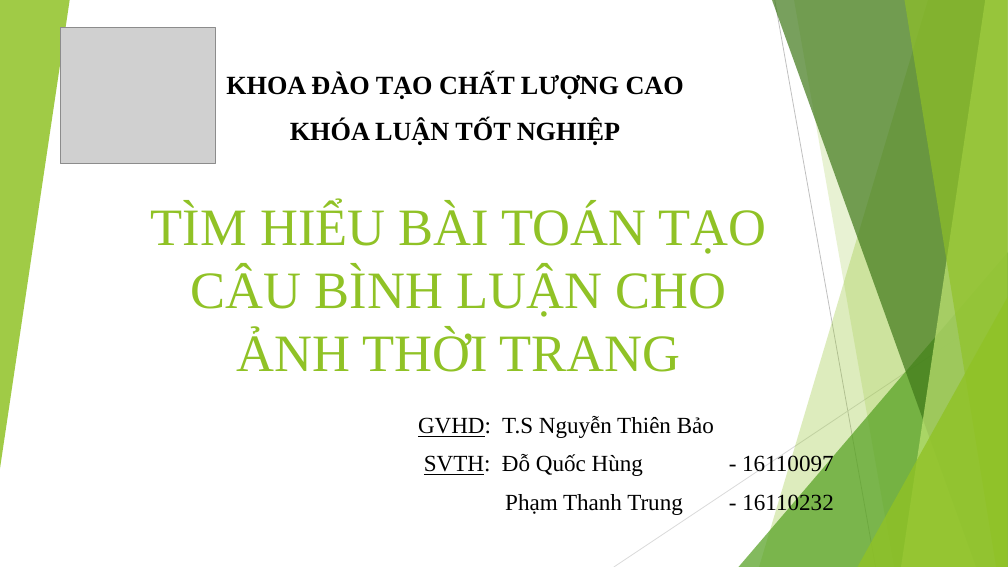
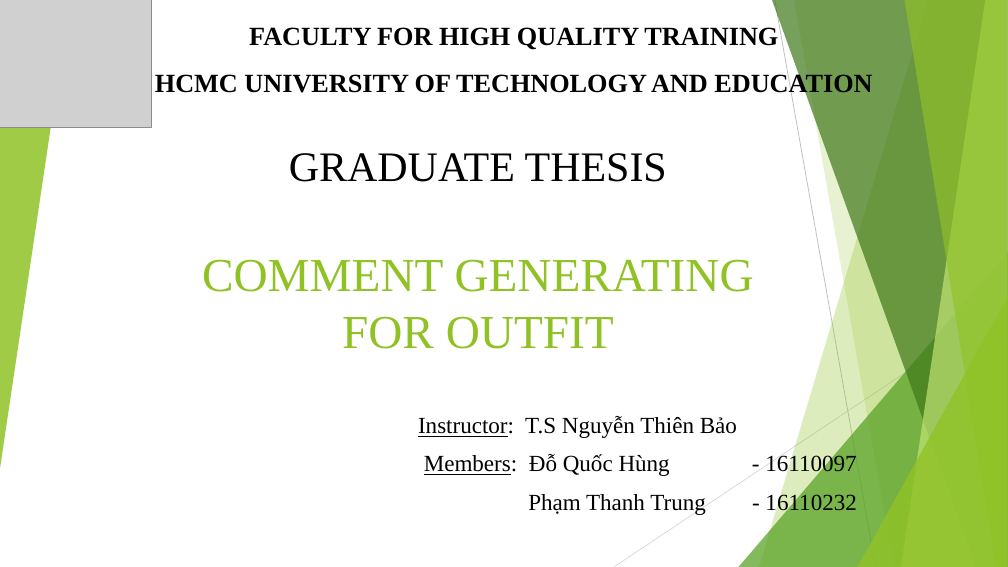
Before and after one commit to trungpham2701/KLTN-CommentGenerationForOutfit, a slide deck: slide 1 of BaoCaoKLTN.pptx. Drawn at 1008x567 pixels with LibreOffice and Linux fonts; fonts in the diff are those of the drawing; grey boxes stand for pictures. Boxes give left, top, right and bottom in pixels: in the first picture for what was removed or moved away, otherwise in the second. Text is boxed around its words. In the diff, an @@ line names an element or a change of style, - is before the commit and + after.

```diff
--- a/BaoCaoKLTN.pptx
+++ b/BaoCaoKLTN.pptx
@@ picture: place and size @@
-picture at <box>60,28,216,164</box>
+picture at <box>0,0,152,128</box>
@@ text at <box>155,27,872,98</box>: text changed @@
-KHOA ĐÀO TẠO CHẤT LƯỢNG CAO
-KHÓA LUẬN TỐT NGHIỆP
+FACULTY FOR HIGH QUALITY TRAINING
+HCMC UNIVERSITY OF TECHNOLOGY AND EDUCATION
@@ text added at <box>289,153,667,182</box>, 40 pt, text #000000 @@
+GRADUATE THESIS
@@ title at <box>202,259,754,349</box>: text changed; size 50 to 45 pt @@
-TÌM HIỂU BÀI TOÁN TẠO CÂU BÌNH LUẬN CHO ẢNH THỜI TRANG
+COMMENT GENERATING FOR OUTFIT
@@ subtitle at <box>418,416,737,476</box>: text changed @@
-GVHD: T.S Nguyễn Thiên Bảo
-SVTH: Đỗ Quốc Hùng - 16110097
+Instructor: T.S Nguyễn Thiên Bảo
+Members: Đỗ Quốc Hùng - 16110097
```
Also in this commit, not shown: 14 other slides changed, 6 slides added, 6 slides removed.
